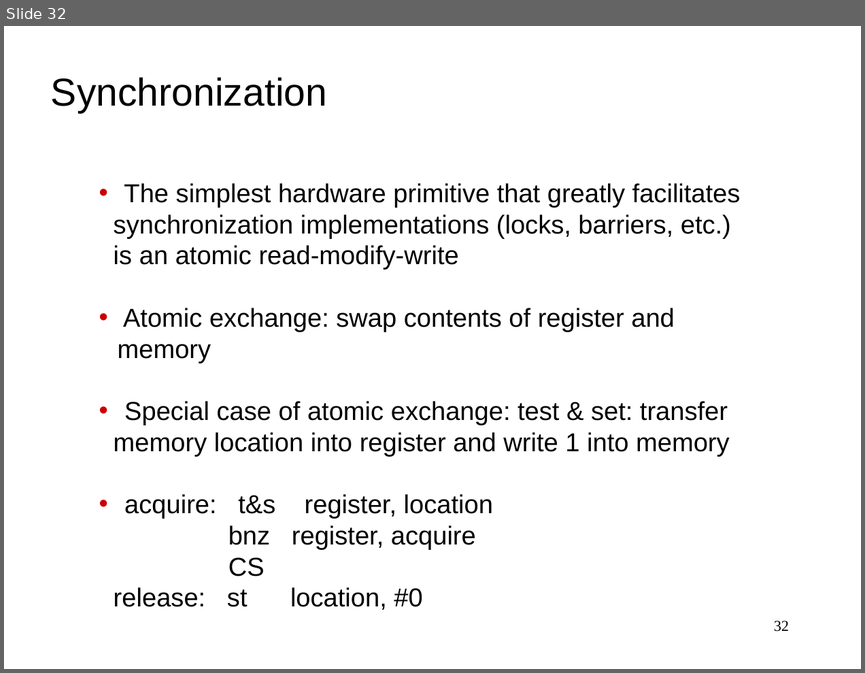
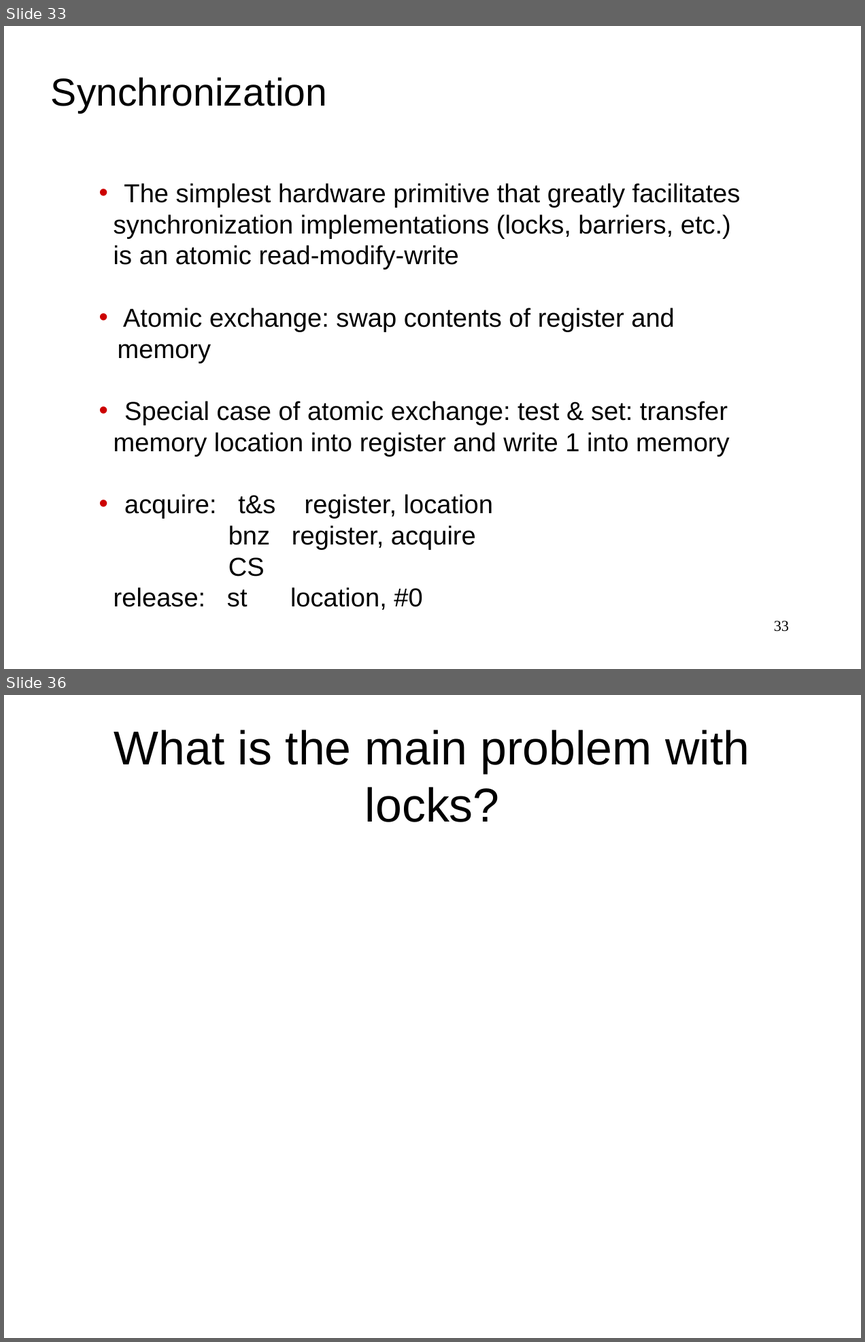
Before and after one commit to antonburtsev/cs3810, a slide deck: lectures/lecture17-cache-coherence/lecture17-cache-coherence.odp. Shown one above the other, each under a label of ours: slide 32 before the commit, slides 33 and 36 after it; the slides between them are not shown. The pictures are 865x673 and 865x1342 pixels, drawn with LibreOffice and Linux fonts; fonts in the diff are those of the drawing. Boxes give left, top, right and bottom in pixels: in the first picture for what was removed or moved away, otherwise in the second. Text is boxed around its words. In the diff, an @@ line names an element or a change of style, - is before the commit and + after.

```diff
--- a/lectures/lecture17-cache-coherence/lecture17-cache-coherence.odp
+++ b/lectures/lecture17-cache-coherence/lecture17-cache-coherence.odp
@@ slide 36 added at bbox=[4, 695, 861, 1338], background #FFFFFF @@
@@ title added at bbox=[114, 730, 749, 822], 44 pt, text #000000 @@
+What is the main problem with locks?
@@ what was slide 32 is now slide 33 @@
@@ page number at bbox=[774, 620, 789, 631]: text changed @@
-32
+33
```
Also in this commit, not shown: 2 slides changed, 23 other slides added, 2 other files.
